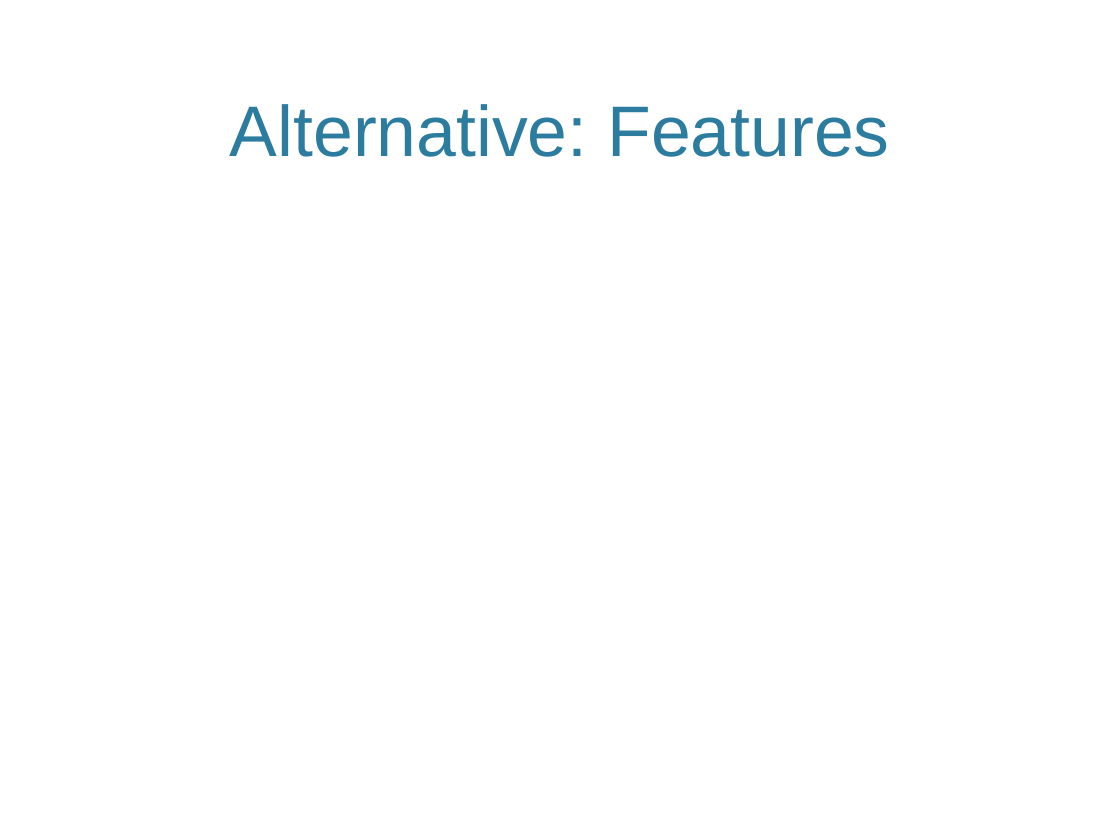
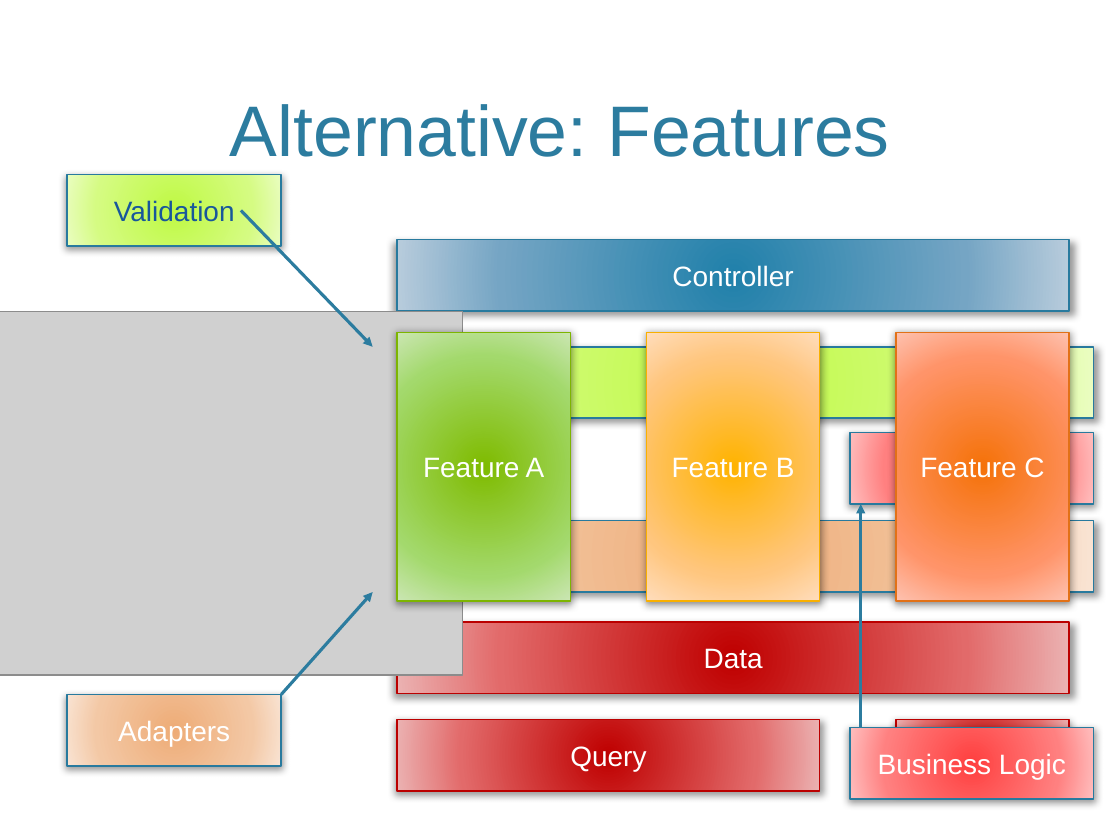
Before and after one commit to MiyamotoAkira/FeaturesVsLayers, a slide deck: slide 7 of FeaturesVsLayers.pptx. Drawn at 1120x840 pixels with LibreOffice and Linux fonts; fonts in the diff are those of the drawing; grey boxes stand for pictures; background and template pictures are left out. Boxes give left, top, right and bottom in pixels: in the first picture for what was removed or moved away, otherwise in the second. Text is boxed around its words. In the diff, an @@ line names an element or a change of style, - is before the commit and + after.

```diff
--- a/FeaturesVsLayers.pptx
+++ b/FeaturesVsLayers.pptx
@@ rectangle added at [67,175,281,246], fill gradient #BFF944 to #D5FB82 to #EAFDC1, outline #287A9E 1 pt, 18 pt, text #18579B @@
+Validation
@@ arrow added from (241, 211) to (373, 347), #2C7C9F 2 pt @@
@@ rectangle added at [398,240,1070,311], fill gradient #2180AA to #75A5C5 to #B8CCDC, outline #287A9E 1 pt, 18 pt, text #FFFFFF @@
+Controller
@@ picture added at [0,311,463,675] @@
@@ rectangle added at [373,347,1094,419], fill gradient #BFF944 to #D5FB82 to #EAFDC1, outline #287A9E 1 pt @@
@@ rectangle added at [398,333,571,601], fill gradient #80BC00 to #A3DA6D to #CBE7B4, outline #7DB602 1 pt, 18 pt, text #FFFFFF @@
+Feature A
@@ rectangle added at [646,333,820,601], fill gradient #FFB400 to #FFC67F to #FFDEBD, outline #F9B000 1 pt, 18 pt, text #FFFFFF @@
+Feature B
@@ rectangle added at [896,333,1070,601], fill gradient #F67309 to #FF9569 to #FEC3B0, outline #E27218 1 pt, 18 pt, text #FFFFFF @@
+Feature C
@@ rectangle added at [850,432,1094,504], fill gradient #FF4040 to #FF8080 to #FFBFBF, outline #287A9E 1 pt @@
@@ arrow added from (861, 728) to (861, 504), #2C7C9F 2 pt @@
@@ rectangle added at [373,521,1094,592], fill gradient #EEAC77 to #F3C8A5 to #F9E3D2, outline #287A9E 1 pt @@
@@ arrow added from (281, 694) to (373, 592), #2C7C9F 2 pt @@
@@ rectangle added at [398,622,1070,693], fill gradient #C00000 to #E36B6B to #ECB3B3, outline #BC0000 1 pt, 18 pt, text #FFFFFF @@
+Data
@@ rectangle added at [67,694,281,766], fill gradient #EEAC77 to #F3C8A5 to #F9E3D2, outline #287A9E 1 pt, 18 pt, text #FFFFFF @@
+Adapters
@@ rectangle added at [398,719,820,791], fill gradient #C00000 to #E36B6B to #ECB3B3, outline #BC0000 1 pt, 18 pt, text #FFFFFF @@
+Query
@@ rectangle added at [896,719,1070,791], fill gradient #C00000 to #E36B6B to #ECB3B3, outline #BC0000 1 pt, 18 pt, text #FFFFFF @@
+Command
@@ rectangle added at [850,728,1094,800], fill gradient #FF4040 to #FF8080 to #FFBFBF, outline #287A9E 1 pt, 18 pt, text #FFFFFF @@
+Business Logic
```
Also in this commit, not shown: 3 other slides changed.
